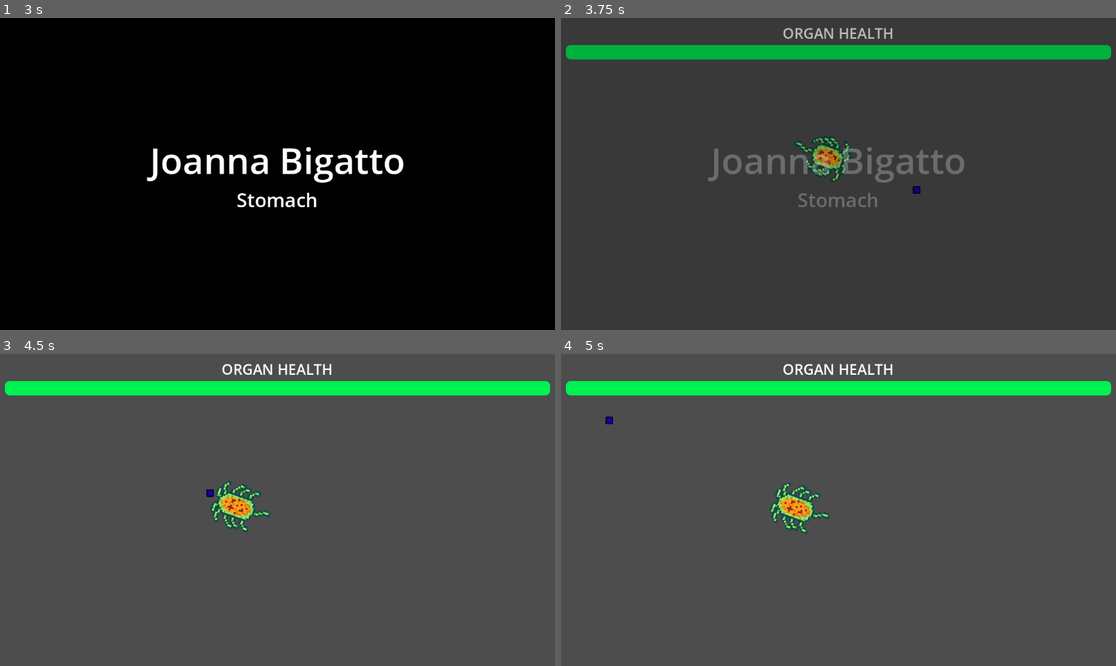
Above: before the commit, frames 1-4 (two rows, left to right).
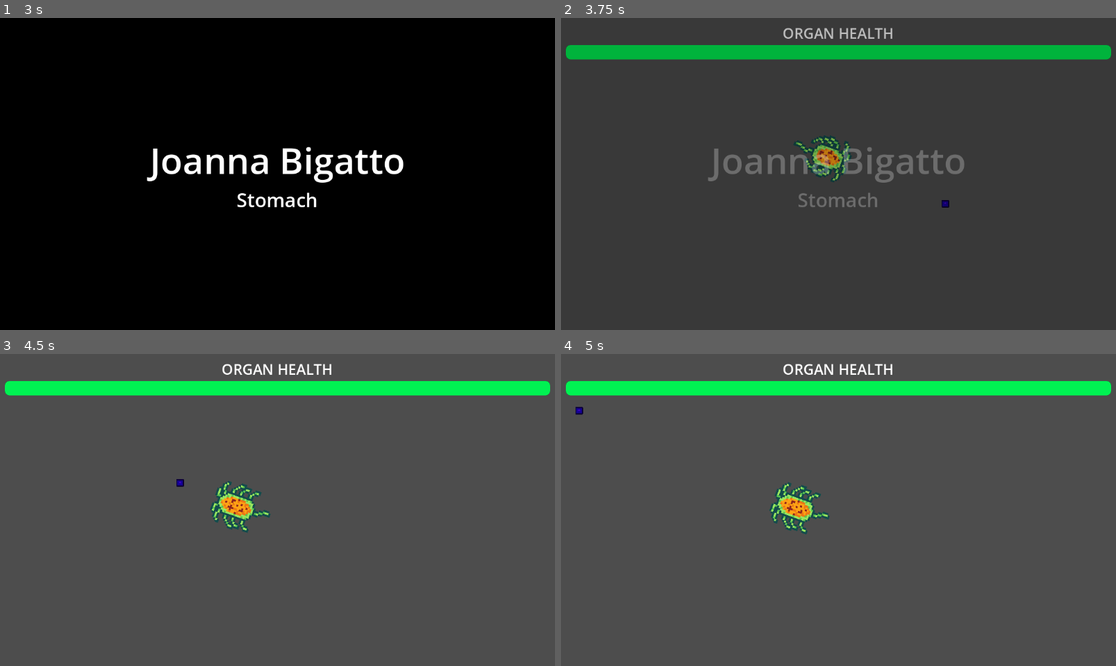
Above: after the commit, the same moments.

Repository: bgalerani94/godot-wild-jam-83
Game: Godot game, scene res://Prototypes/Scenes/test_scene.tscn
Same seed, same stepped clock (60 frames per second), same inputs: the game is played once before the commit and once after it. The engine's default icon, where the game draws it, is replaced by a stand-in: a white triangle on a blue panel in a dark square.
Inputs (mouse positions are in pixels of both pictures, inside the frame that each line leads up to):
- Up to frame 1 (3 s): tap Enter (ui_accept) at 0.5, 0.77, 1.25, 1.52, 2, 2.75 s; move the mouse to (399, 158) at 0.52 s; press the mouse at (399, 158) at 0.53 s; hold D (move_right) 0.53-1.28 s; move the mouse to (166, 189) at 1.27 s; release the mouse at (166, 189) at 1.28 s; hold S (move_down) 1.28-2.03 s; click (166, 189) at 1.35 s; move the mouse to (333, 105) at 2.02 s; press the mouse at (333, 105) at 2.03 s; hold D (move_right) 2.03-2.78 s; move the mouse to (249, 236) at 2.77 s; release the mouse at (249, 236) at 2.78 s; hold W (move_up) from 2.78 s (still down); click (249, 236) at 2.85 s
- Up to frame 2 (3.75 s): tap Enter (ui_accept) at 3.02 s; move the mouse to (1005, 220) at 3.52 s; release W (move_up) at 3.53 s; press the mouse at (1005, 220) at 3.53 s; hold A (move_left) from 3.53 s (still down)
- Up to frame 3 (4.5 s): keep holding A (move_left); tap Enter (ui_accept) at 3.77 s; move the mouse to (111, 463) at 4.27 s; release the mouse at (111, 463) at 4.28 s; click (111, 463) at 4.35 s
- Up to frame 4 (5 s): keep holding A (move_left); tap Enter (ui_accept) at 4.52 s

Frame 1 is identical in both runs. In frame 2, less than 0.1% of the frame differs, in the area x 63-70%, y 53-61%; in frame 3, less than 0.1%, in the area x 31-39%, y 40-46%; in frame 4, less than 0.1%.

Commit message:
Fixing the shoot position for the player

Diff:
--- a/Player/Scenes/Player.tscn
+++ b/Player/Scenes/Player.tscn
@@ -40,6 +40,7 @@
 speed = 250.0
 
 [node name="Shoot" type="Marker2D" parent="."]
+position = Vector2(66, 0)
 script = ExtResource("3_hql3v")
 bulletScn = ExtResource("4_nk6jx")
 
